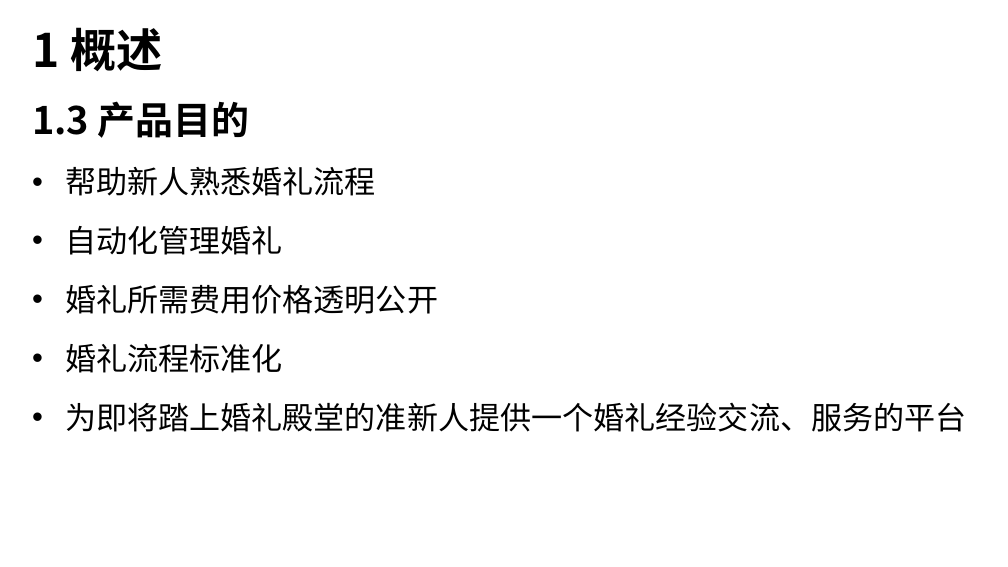
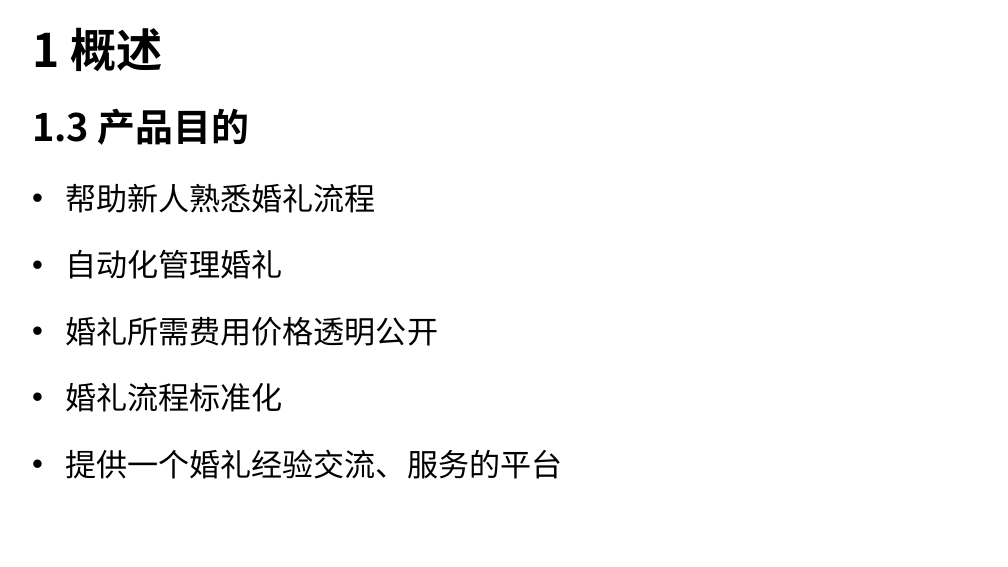
Before and after one commit to bili-xiaobei/weiwei_bride, a slide deck: slide 6 of 项目介绍.pptx. Drawn at 1008x567 pixels with LibreOffice and Linux fonts; fonts in the diff are those of the drawing. Boxes give left, top, right and bottom in pixels: in the first picture for what was removed or moved away, otherwise in the second. Text is boxed around its words. In the diff, an @@ line names an element or a change of style, - is before the commit and + after.

```diff
--- a/项目介绍.pptx
+++ b/项目介绍.pptx
@@ text at bbox=[32, 108, 438, 412]: line spacing 0.7 to 0.9; line spacing 1.3 to 1.5 @@
@@ text at bbox=[65, 450, 562, 479]: text changed @@
-• 为即将踏上婚礼殿堂的准新人提供一个婚礼经验交流、服务的平台
+• 提供一个婚礼经验交流、服务的平台
```
Also in this commit, not shown: 7 other slides changed, 2 slides removed, 20 other files.
